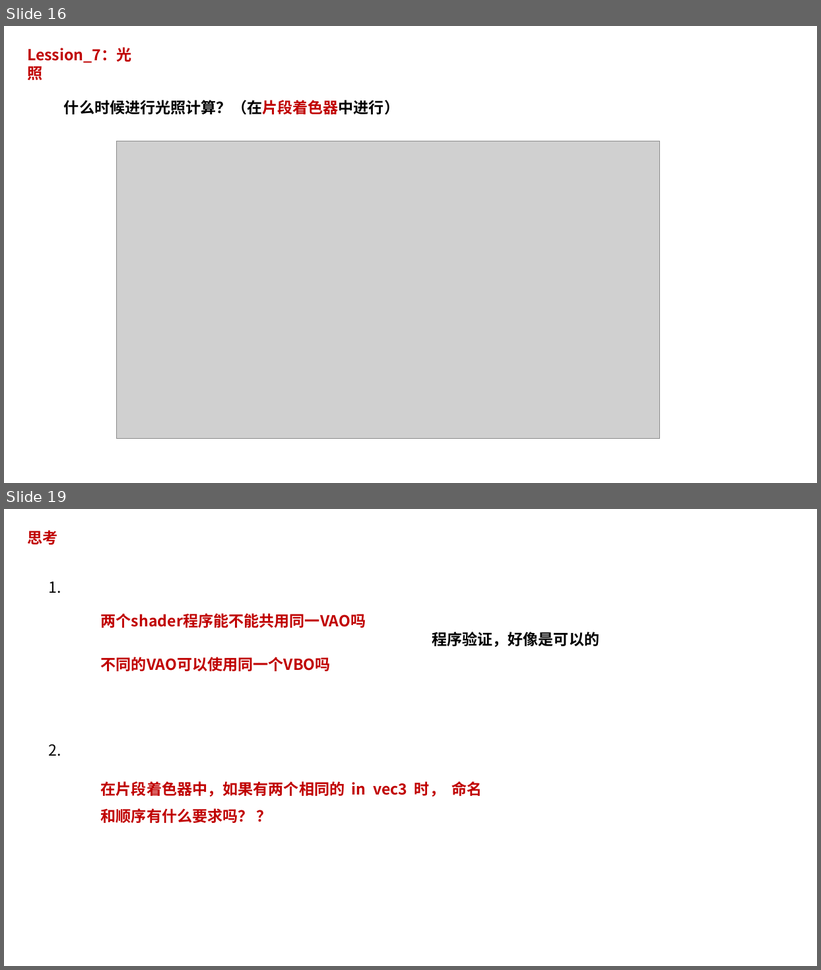
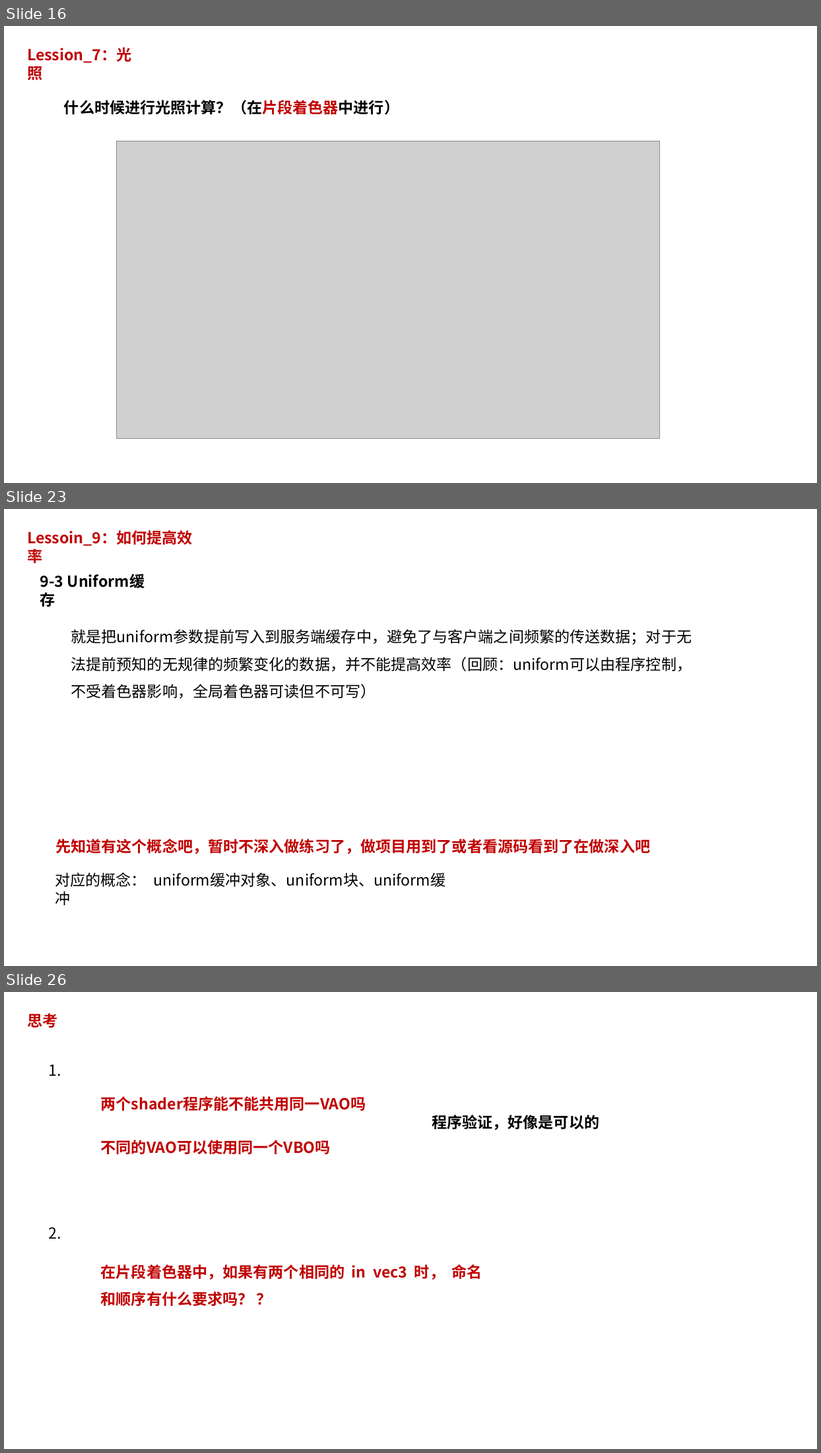
Before and after one commit to pczpcz/OpenglLearning, a slide deck: note/note.pptx. Shown one above the other, each under a label of ours: slides 16 and 19 before the commit, slides 16, 23 and 26 after it; the slides between them are not shown. The pictures are 821x970 and 821x1453 pixels, drawn with LibreOffice and Linux fonts; fonts in the diff are those of the drawing; grey boxes stand for pictures. Boxes give left, top, right and bottom in pixels: in the first picture for what was removed or moved away, otherwise in the second. Text is boxed around its words. In the diff, an @@ line names an element or a change of style, - is before the commit and + after.

Commit message:
Lession9: 提升效率方法，并维护之前的笔记内容

```diff
--- a/note/note.pptx
+++ b/note/note.pptx
@@ slide 23 added at <box>4,509,817,966</box>, background #FFFFFF @@
@@ text added at <box>27,530,193,563</box>, 18 pt, text #C00000, bold @@
+Lessoin_9：如何提高效率
@@ text added at <box>40,576,64,588</box>, 18 pt, text #000000, bold @@
+9-3 Uniform缓存
@@ text added at <box>71,629,692,699</box>, 18 pt, text #000000 @@
+就是把uniform参数提前写入到服务端缓存中，避免了与客户端之间频繁的传送数据；对于无法提前预知的无规律的频繁变化的数据，并不能提高效率（回顾：uniform可以由程序控制，不受着色器影响，全局着色器可读但不可写）
@@ text added at <box>55,839,650,854</box>, 18 pt, text #C00000, bold @@
+先知道有这个概念吧，暂时不深入做练习了，做项目用到了或者看源码看到了在做深入吧
@@ text added at <box>55,873,446,887</box>, 18 pt, text #000000 @@
+对应的概念： uniform缓冲对象、uniform块、uniform缓冲
@@ what was slide 19 is now slide 26 @@
```
Also in this commit, not shown: 4 slides changed, 6 other slides added.
